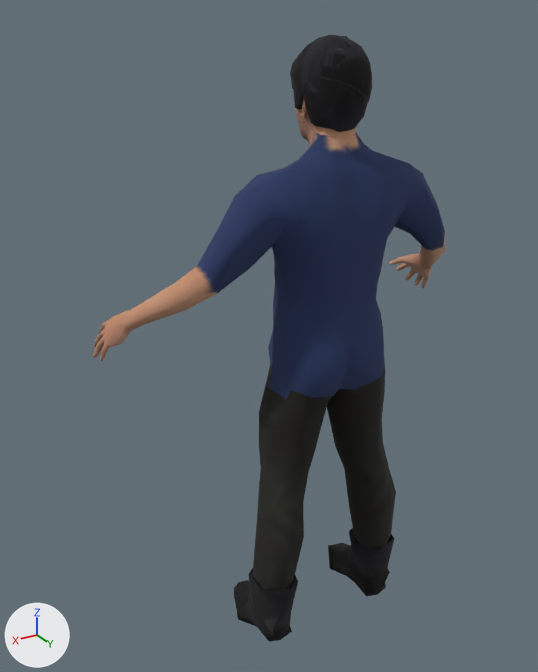
The glTF model examples/character-generator/res/models/characters/hero.glb: old version first, new version second.
Before and after are seen from a 50 mm camera at (1.206, 1.788, 1.89) aimed at (0.096, -0.062, 0.964). Lighting does not change. The marker at lower left points along +X, +Y and +Z. The older version comes first. Vertices at exactly the same position are counted once.

The older version as bpy lines, for what is in view:
```python
me_mesh_0 = bpy.data.meshes.new('Mesh_0')
me_mesh_0.from_pydata(...)  # 2188 vertices, 4245 faces; spans x -0.62..0.62, y -0.25..0.25, z -0.02..1.84
# faces by material slot: [3227, 1018]
me_mesh_0.materials.append(mat_skin)  # picture img_skin
me_mesh_0.materials.append(mat_hair_accessories)  # picture img_accessories
ob_mesh = bpy.data.objects.new('Mesh', me_mesh_0)
ob_mesh.location = (0.0, 0.0, 0.0)
```
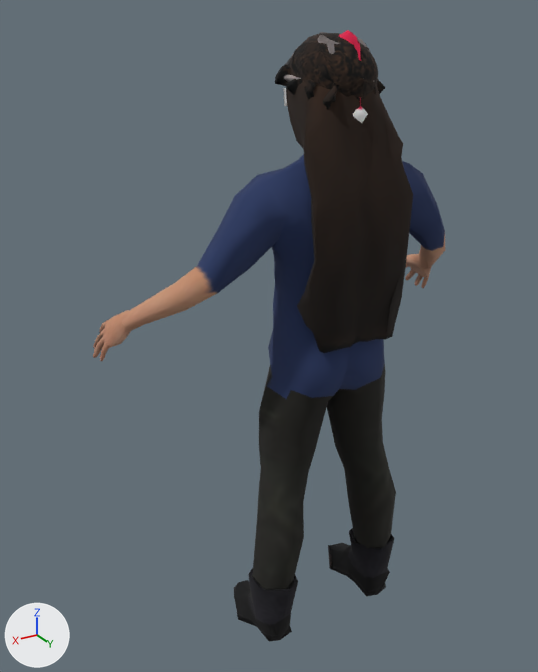
What changed in the scene script:
```text
Add mat_hair_optd_hair_short2:
    mat_hair_optd_hair_short2 = principled_material('hair:optd-hair-short2')
    mat_hair_optd_hair_short2.texture = img_optd_hair_short2
    mat_hair_optd_hair_short2.roughness = 1.0
Change me_mesh_0:
    remove me_mesh_0.from_pydata(...)  # 2188 vertices, 4245 faces; spans x -0.62..0.62, y -0.25..0.25, z -0.02..1.84
    add me_mesh_0.from_pydata(...)  # 4650 vertices, 8849 faces; spans x -0.62..0.62, y -0.25..0.29, z -0.02..1.86
    me_mesh_0 part 1: 2462 vertices added at x -0.18..0.18, y -0.06..0.29, z 1.04..1.86
    me_mesh_0 part 2: 698 faces spanning x -0.1..0.1, y -0.04..0.21, z 1.61..1.84 switch from mat_hair_accessories (picture img_accessories) to mat_hair_optd_hair_short2 (picture img_optd_hair_short2)
    add me_mesh_0.materials.append(mat_hair_opt_hair_short1)  # picture img_opt_hair_short1
    add me_mesh_0.materials.append(mat_hair_opt_hair_short4)  # picture img_opt_hair_short4
    add me_mesh_0.materials.append(mat_hair_opt_hair_messy)  # picture img_opt_hair_messy
    add me_mesh_0.materials.append(mat_hair_opt_hair_afro)  # picture img_opt_hair_afro
    add me_mesh_0.materials.append(mat_hair_opt_hair_long)  # picture img_opt_hair_long
    add me_mesh_0.materials.append(mat_cloth_opt_head_newsboy)  # picture img_opt_head_newsboy
    add me_mesh_0.materials.append(mat_cloth_opt_head_fedora)  # picture img_opt_head_fedora
    add me_mesh_0.materials.append(mat_cloth_opt_head_santa)  # picture img_opt_head_santa
    add me_mesh_0.materials.append(mat_cloth_opt_face_glasses1)  # picture img_opt_face_glasses1
    add me_mesh_0.materials.append(mat_cloth_opt_face_roundglasses)  # picture img_opt_face_roundglasses
    add me_mesh_0.materials.append(mat_cloth_opt_face_shades)  # picture img_opt_face_shades
```

Boxes [x1, y1, x2, y2] around the edits, measured in the pictures (538 x 672 px):
'Mesh', reshaped: before [93, 35, 445, 642]; after [93, 30, 445, 642]
part 1 of me_mesh_0, added: after [275, 30, 413, 353]
part 2 of me_mesh_0, recoloured: before [290, 35, 372, 132]
